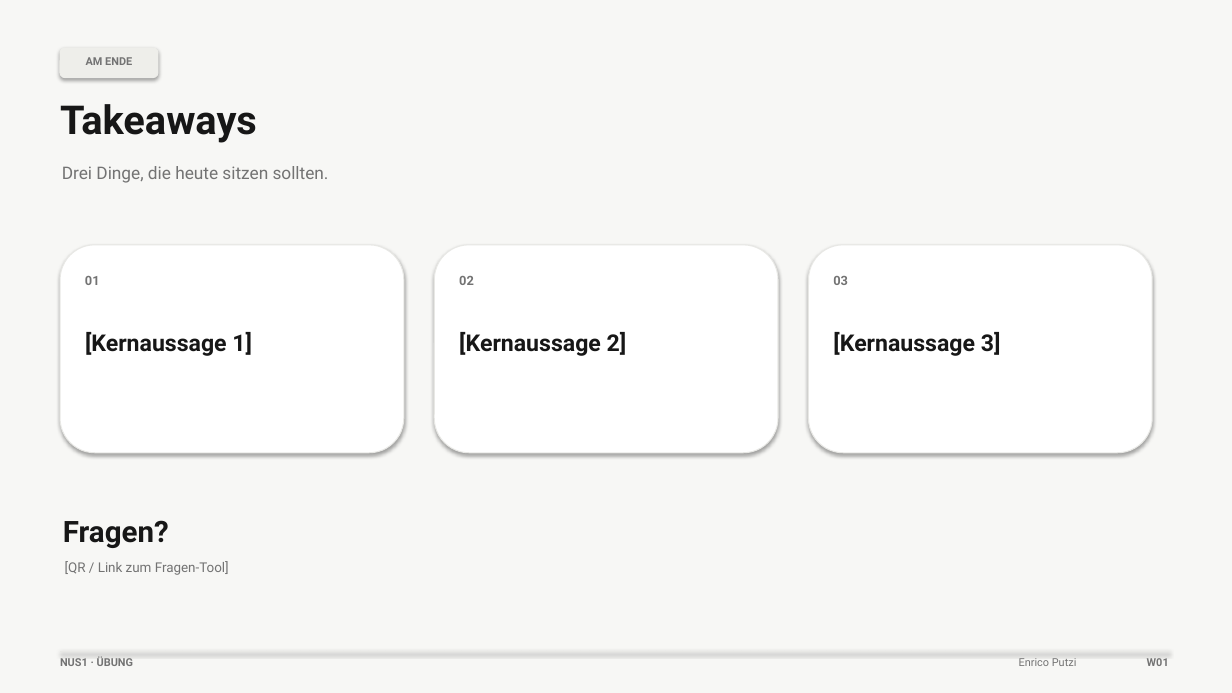
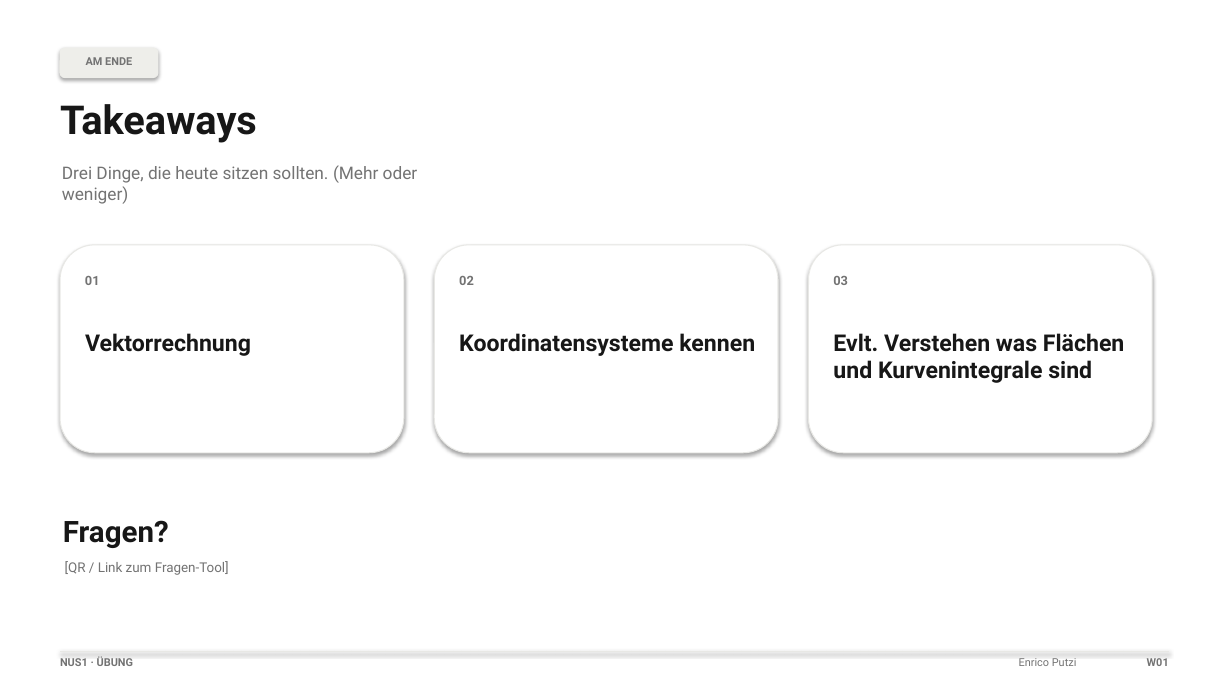
Before and after one commit to eputzi/eputzi.github.io, a slide deck: slide 10 of courses/nus1/files/slides/W01.pptx (slide 8 before the commit). Drawn at 1232x693 pixels with LibreOffice and Linux fonts; fonts in the diff are those of the drawing. Boxes give left, top, right and bottom in pixels: in the first picture for what was removed or moved away, otherwise in the second. Text is boxed around its words. In the diff, an @@ line names an element or a change of style, - is before the commit and + after.

```diff
--- a/courses/nus1/files/slides/W01.pptx
+++ b/courses/nus1/files/slides/W01.pptx
@@ background #F7F7F5 to #FFFFFF @@
@@ text at (62, 165, 418, 204): text changed @@
-Drei Dinge, die heute sitzen sollten.
+Drei Dinge, die heute sitzen sollten. (Mehr oder weniger)
@@ text at (85, 333, 251, 356): text changed @@
-[Kernaussage 1]
+Vektorrechnung
@@ text at (459, 333, 755, 356): text changed @@
-[Kernaussage 2]
+Koordinatensysteme kennen
@@ text at (833, 333, 1125, 383): text changed @@
-[Kernaussage 3]
+Evlt. Verstehen was Flächen
+und Kurvenintegrale sind
```
Also in this commit, not shown: 4 other slides changed, 4 slides added, 3 slides removed, 1 other file.
